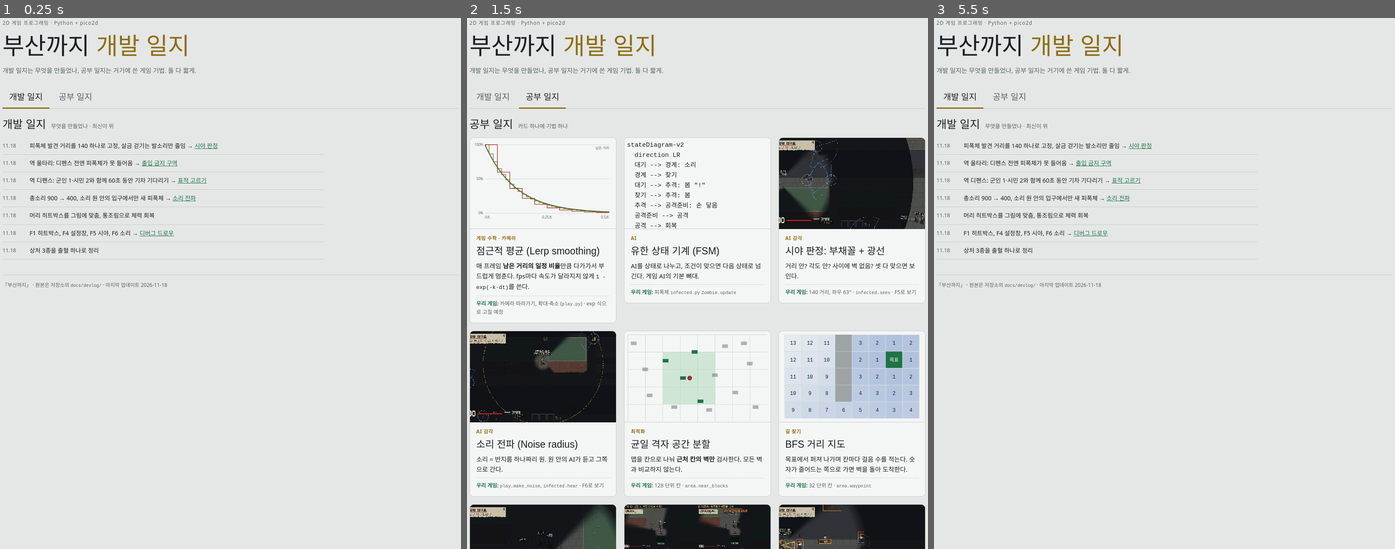
Above: before the commit, frames 1-3 (left to right).
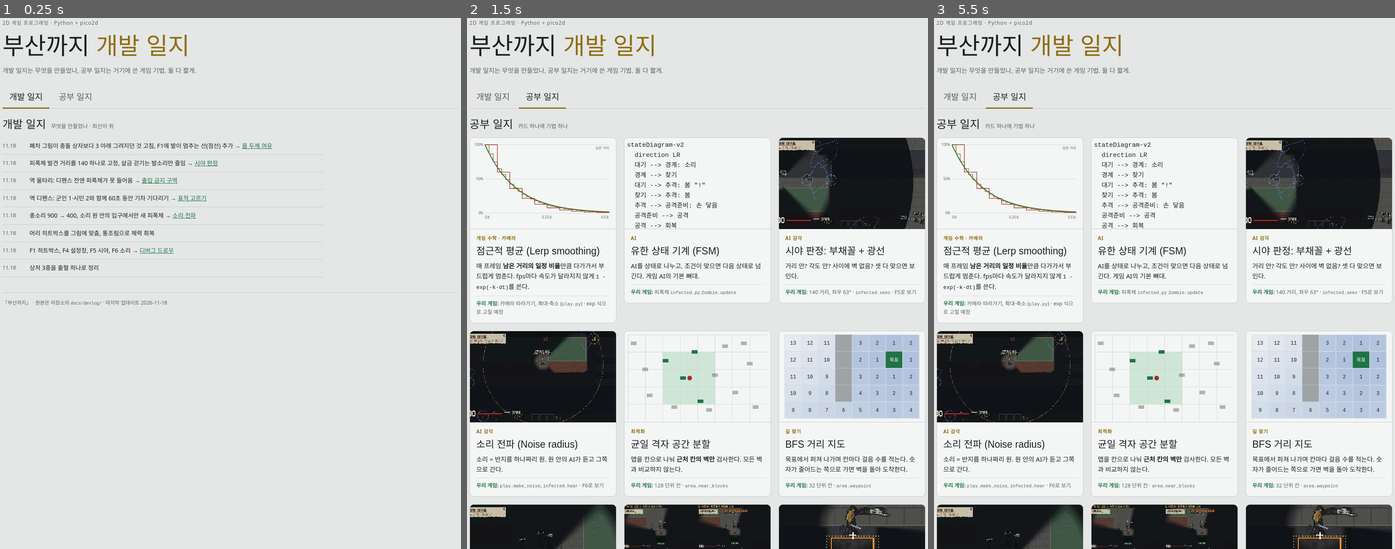
Above: after the commit, the same moments.

Repository: kimminseoung-source/2DGame_Project_NuclearSeoul
Game: browser game, page docs/devlog/index.html
The game is run twice, just before and just after one commit, with the same random seed, the same clock (stepped at 60 frames per second) and the same inputs.
Inputs (mouse positions are in pixels of both pictures, inside the frame that each line leads up to):
- Up to frame 1 (0.25 s): no input
- Up to frame 2 (1.5 s): click "표적 고르기" at 1.27 s
- Up to frame 3 (5.5 s): click "개발 일지" at 1.87 s; click "공부 일지" at 2.47 s; click "개발 일지" at 3.07 s; click "출입 금지 구역" at 3.67 s; click "공부 일지" at 4.27 s; click "개발 일지" at 4.87 s; click (1192, 145) at 5.47 s, where only the run after the commit has a clickable "몸 두께 여유"

The runs differ from the first frame. In frame 1, 2.0% of the frame differs, in the area x 0-100%, y 23-55%; in frame 2, 1.5%; in frame 3, 27%, in the area x 0-100%, y 14-100%.

Commit message:
폐차 그림을 충돌 상자에 맞추고 F1에 발이 멈추는 선 추가
- 그림이 상자보다 3 아래 그려지던 것 고침
- area.BODY_PAD, F1 점선: 몸(발)이 실제로 멈추는 자리
- 웹 일지: 기록 한 줄, 카드 "몸 두께 여유"

Co-Authored-By: Claude Opus 5.5 <noreply@anthropic.com>

Diff:
--- a/docs/devlog/index.html
+++ b/docs/devlog/index.html
@@ -107,6 +107,7 @@
   <section class="view log" id="view-dev" aria-labelledby="logtitle">
     <div class="section-title"><h2 id="logtitle">개발 일지</h2><small>무엇을 만들었나 · 최신이 위</small></div>
     <ol>
+      <li><span class="d">11.18</span><span>폐차 그림이 충돌 상자보다 3 아래 그려지던 것 고침, F1에 발이 멈추는 선(점선) 추가 → <a href="#padding">몸 두께 여유</a></span></li>
       <li><span class="d">11.18</span><span>피폭체 발견 거리를 140 하나로 고정, 살금 걷기는 발소리만 줄임 → <a href="#sight">시야 판정</a></span></li>
       <li><span class="d">11.18</span><span>역 울타리: 디펜스 전엔 피폭체가 못 들어옴 → <a href="#keepout">출입 금지 구역</a></span></li>
       <li><span class="d">11.18</span><span>역 디펜스: 군인 1·시민 2와 함께 60초 동안 기차 기다리기 → <a href="#target">표적 고르기</a></span></li>
@@ -213,6 +214,16 @@
       </div>
     </article>
 
+    <article class="card" id="padding">
+      <div class="media"><img src="img/wreck_contact.png" alt="폐차의 충돌 상자(실선)와 발이 멈추는 선(점선), 아래·위·왼쪽에서 다가간 주인공의 발이 점선에 멈춘 모습" loading="lazy" width="1560" height="300"></div>
+      <div class="body">
+        <span class="kind">충돌</span>
+        <h3>몸 두께 여유 (Collision padding)</h3>
+        <p class="what">몸을 발밑 점 하나로 보고, 벽을 몸 두께만큼 <b>넓혀서</b> 검사한다. 원·캡슐 충돌보다 훨씬 단순하다.</p>
+        <p class="ours"><b>우리 게임:</b> 좌우 8, 앞뒤 4 · <code>area.BODY_PAD</code>, <code>blocked</code> · F1 점선</p>
+      </div>
+    </article>
+
     <article class="card" id="debugdraw">
       <div class="media"><img src="img/dev_tools.png" alt="노란 공격 부채꼴과 피폭체 머리·몸통·다리 상자가 그려진 화면" loading="lazy" width="1280" height="720"></div>
       <div class="body">
@@ -321,7 +332,7 @@
   }
 
   function show() {
-    const study = location.hash === "#study" || ["#lerp", "#fsm", "#sight", "#sound", "#grid", "#bfs", "#keepout", "#target", "#debugdraw"].includes(location.hash);
+    const study = location.hash === "#study" || ["#lerp", "#fsm", "#sight", "#sound", "#grid", "#bfs", "#keepout", "#target", "#padding", "#debugdraw"].includes(location.hash);
     document.getElementById("view-dev").hidden = study;
     document.getElementById("view-study").hidden = !study;
     document.getElementById("tab-dev").setAttribute("aria-current", study ? "false" : "page");
Binary file added: docs/devlog/img/wreck_contact.png
Binary file added: docs/planning/wreck_contact.png
Not shown, changed: docs/DEVLOG.md
